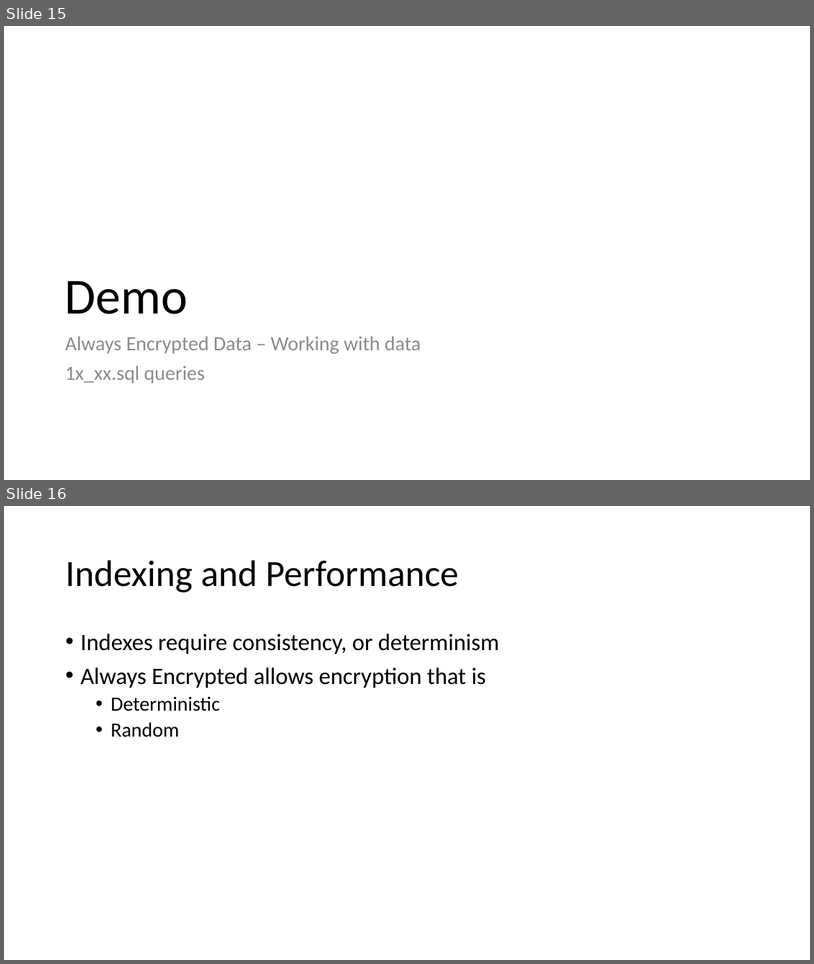
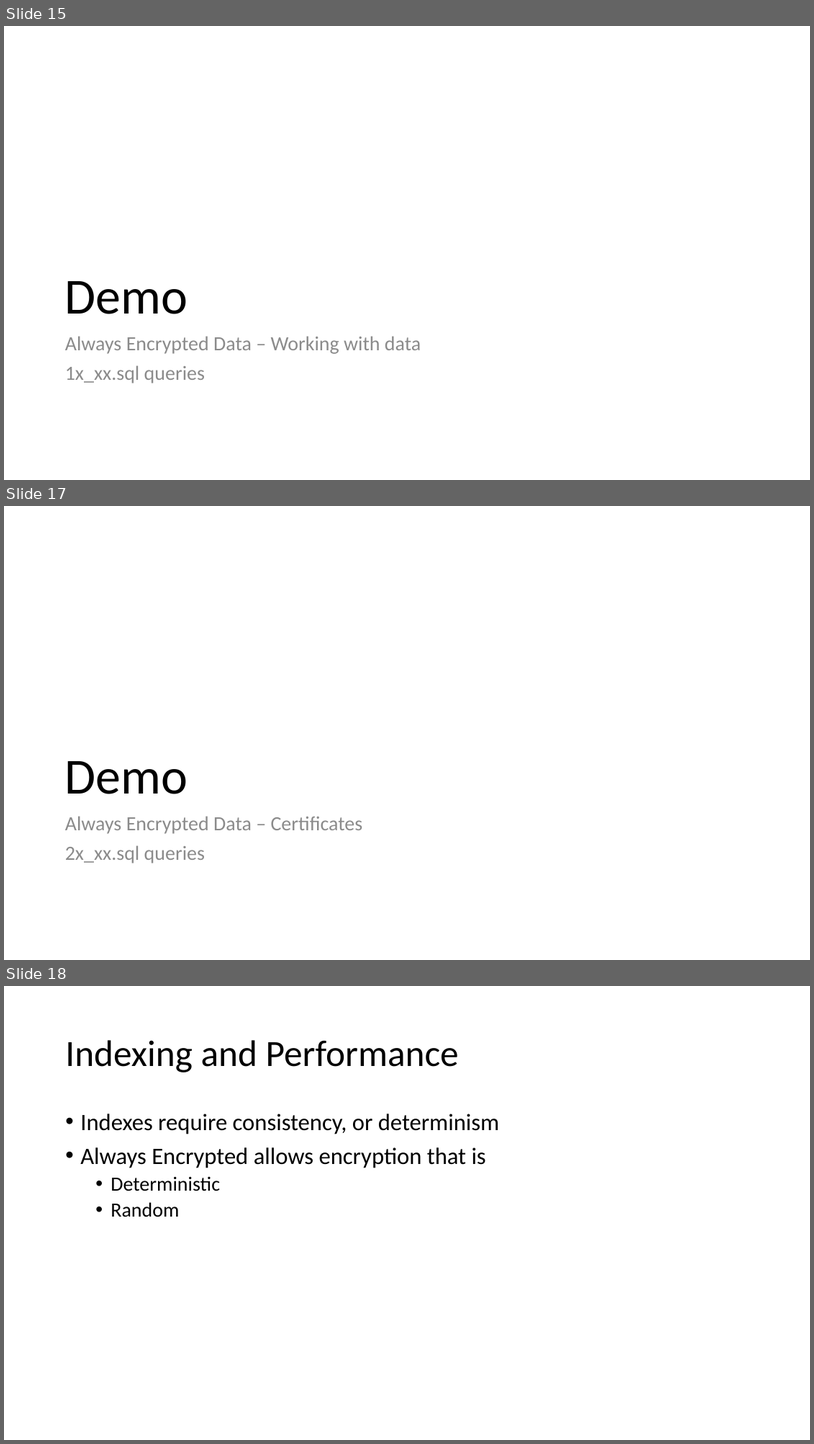
Before and after one commit to way0utwest/EndtoEndAlwaysEncrypted, a slide deck: EndtoEndAlwaysEncrypted.pptx. Shown one above the other, each under a label of ours: slides 15 and 16 before the commit, slides 15, 17 and 18 after it; the slides between them are not shown. The pictures are 814x964 and 814x1444 pixels, drawn with LibreOffice and Linux fonts; fonts in the diff are those of the drawing. Boxes give left, top, right and bottom in pixels: in the first picture for what was removed or moved away, otherwise in the second. Text is boxed around its words. In the diff, an @@ line names an element or a change of style, - is before the commit and + after.

```diff
--- a/EndtoEndAlwaysEncrypted.pptx
+++ b/EndtoEndAlwaysEncrypted.pptx
@@ slide 17 added at [4, 506, 810, 960], background #FFFFFF @@
@@ title added at [65, 761, 188, 794], 60 pt, text #000000 @@
+Demo
@@ text added at [65, 816, 363, 863], 24 pt, text #8C8C8C @@
+Always Encrypted Data – Certificates
+2x_xx.sql queries
@@ what was slide 16 is now slide 18 @@
```
Also in this commit, not shown: 1 slide changed, 1 other slide added, 2 other files.
